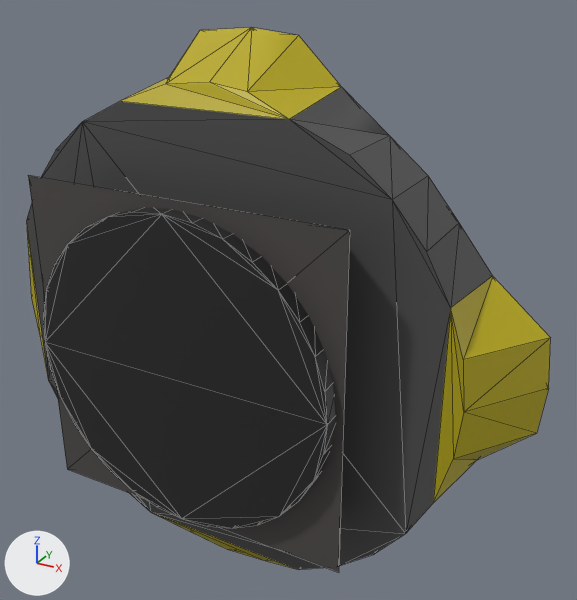
A saved change to the OBJ model EntornVGI/modelos/Torretas/sniper.obj.
Camera for both pictures: a 50 mm lens placed at (1.96, -3.03, 1.76), pointed at (0.25, 0.08, 0.2). The axes (+X, +Y, +Z) are drawn at lower left. The lights are the same throughout. The first picture is the older version. Mesh edges are drawn as thin lines. Where no turn or scale is listed for an object, it has been applied to the vertices. Vertices at exactly the same position are counted once.
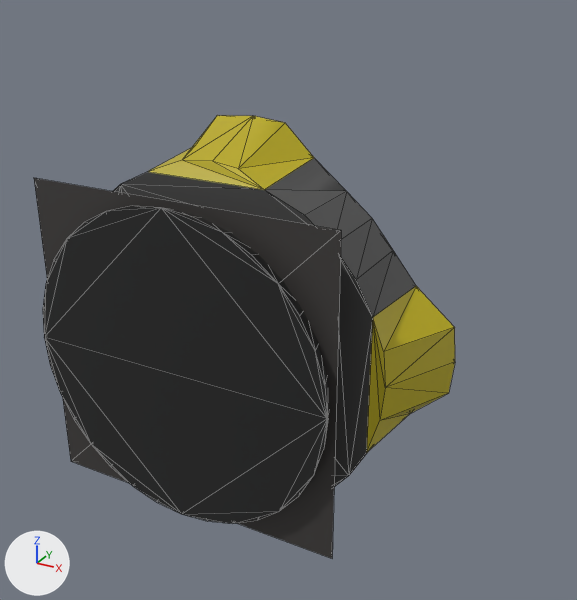
Boxes (x1, y1, x2, y2) around the edits, measured in the pictures (577 x 600 px; the box of a moved part takes in the faces that stretch with it):
'Circle.003', reshaped (20% narrower, 18% shorter): before (26, 28, 551, 572); after (34, 115, 455, 559)
part 1 of me_circle_003, moved or reshaped: before (26, 28, 551, 570); after (113, 115, 455, 487)
part 2 of me_circle_003, moved or reshaped: before (28, 176, 350, 572); after (34, 178, 341, 559)

Diff of the bpy script that builds the scene:
```diff
--- a/EntornVGI/modelos/Torretas/sniper.obj.py
+++ b/EntornVGI/modelos/Torretas/sniper.obj.py
@@ me_circle_003 @@
 # used by ob_circle_003; location = (0.0, 0.0, 0.0)
-me_circle_003.from_pydata(...)  # 151 vertices, 300 faces; spans x -1.46..1.48, y -0.54..0.19, z -1.53..1.43
+me_circle_003.from_pydata(...)  # 151 vertices, 300 faces; spans x -1.05..1.06, y -0.54..0.19, z -1.07..1.04
+# me_circle_003 part 1: the loose piece of 79 vertices spanning x -1.46..1.48, y -0.22..0.19, z -1.53..1.43 is scaled about its middle by (0.714, 1, 0.714), then moved by (0.0, 0.0, 0.03)
+# me_circle_003 part 2: 72 of 151 vertices moved; they spanned x -0.81..0.8, y -0.54..-0.22, z -0.8..0.81 and now span x -0.78..0.77, y -0.54..-0.22, z -0.74..0.8; mean shift (0.0, 0.0, 0.03); largest move (0.66, -0.22, -0.66) -> (0.58, -0.22, -0.55)
 me_circle_003.materials.append(mat_base)
```
